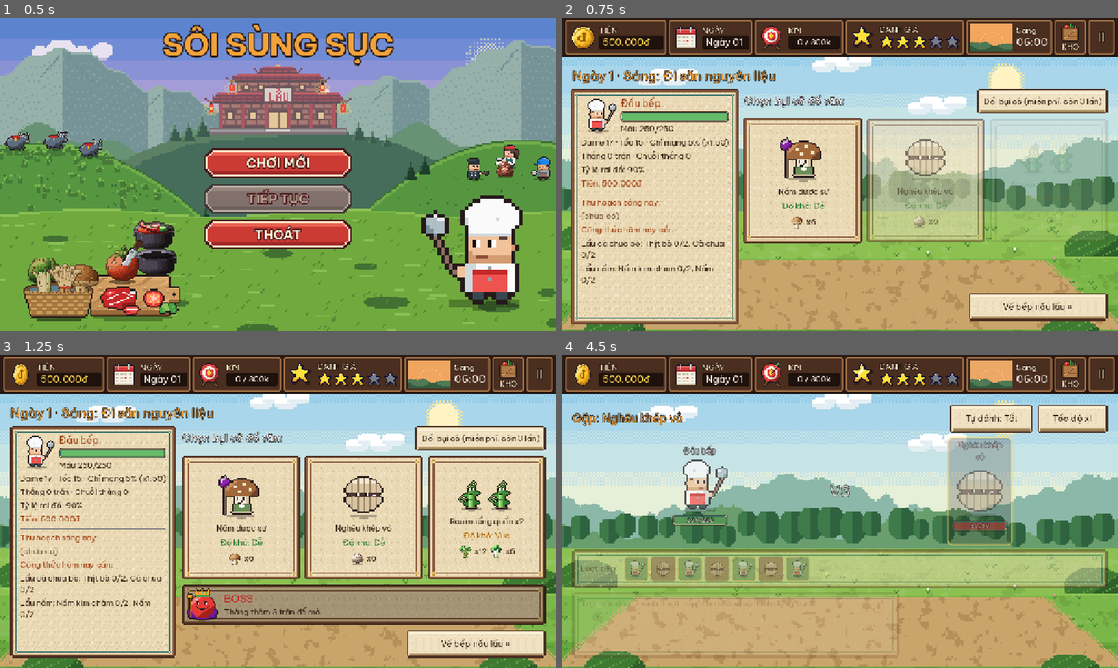
Above: before the commit, frames 1-4 (two rows, left to right).
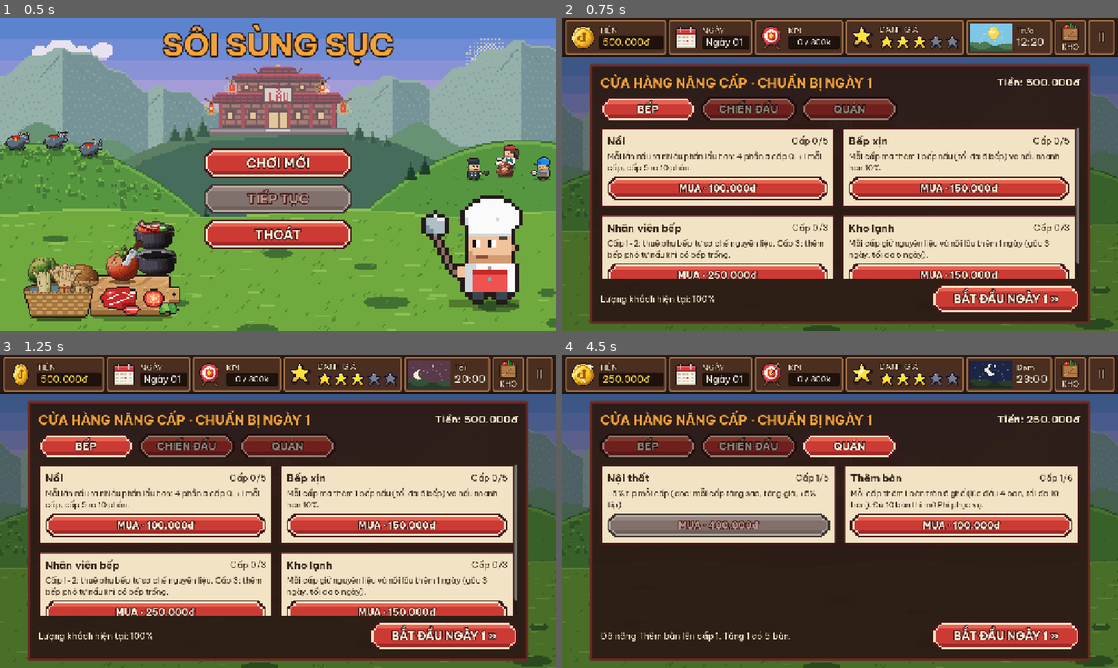
Above: after the commit, the same moments.

Repository: Znoywho/HotPot_SUNSUT
Game: Godot game, scene res://scenes/main_menu/main_menu.tscn
The game is run twice, just before and just after one commit, with the same random seed, the same clock (stepped at 60 frames per second) and the same inputs.
Inputs (mouse positions are in pixels of both pictures, inside the frame that each line leads up to):
- Up to frame 1 (0.5 s): no input
- Up to frame 2 (0.75 s): click "CHƠI MỚI" at 0.5 s
- Up to frame 3 (1.25 s): no input
- Up to frame 4 (4.5 s): click (645, 445) at 1.25 s, where only the run after the commit has a clickable "BẾP"; click (751, 445) at 2 s, where only the run after the commit has a clickable "CHIẾN ĐẤU"; click (851, 445) at 2.75 s, where only the run after the commit has a clickable "QUÁN"; click (717, 524) at 3.5 s, where only the run after the commit has a clickable "MUA · 200.000đ"; click (962, 524) at 4.25 s, where only the run after the commit has a clickable "MUA · 50.000đ"

Frame 1 is identical in both runs. In frame 2, 75% of the frame differs, in the area x 0-100%, y 1-100%; in frame 3, 71%; in frame 4, 84%.

Commit message:
[Cả nhóm xem] Cửa hàng nâng cấp chia tab Bếp / Chiến đấu / Quán, thẻ có mô tả và nút mua đỏ; Chơi mới vào cửa hàng trước ngày 1
DayManager.start_new_game() giờ mở cửa hàng: ảnh hưởng nút Chơi mới (menu), Chơi lại (Game Over), Chơi mới (menu tạm dừng).

Diff:
--- a/autoload/day_manager.gd
+++ b/autoload/day_manager.gd
@@ -53,9 +53,10 @@
 		phase_time_up.emit()
 
 
+## Chơi mới: mở cửa hàng trước để tiêu tiền khởi nghiệp chuẩn bị ngày 1, rồi mới đi săn.
 func start_new_game() -> void:
 	GameState.reset_new_game()
-	start_day()
+	go_to(Phase.SHOP)
 
 
 ## Tiếp tục từ file save (save được ghi lúc vào cửa hàng nâng cấp).
--- a/scenes/shop/shop.gd
+++ b/scenes/shop/shop.gd
@@ -1,53 +1,189 @@
-extends ScreenBase
-## Cửa hàng nâng cấp (mở sau khi đạt KPI). Game đã được lưu khi vào màn này.
-## TODO(Hạo): chia tab Bếp / Chiến đấu / Quán, hiển thị mô tả, tiến hóa khi max cấp,
-##   Lầu 2, phòng riêng, nhân viên.
-
-## Số bàn tầng 1 nay là nâng cấp "Thêm bàn" (data/upgrades/tables.tres, tối đa 10 bàn); đủ 10 bàn thì
-## mở "Phí phục vụ" (service.tres) qua trường evolves_into. Giá trong .tres. TODO(nhóm): cân bằng.
-
-
-func _get_title() -> String:
-	return "Cửa hàng nâng cấp – chuẩn bị ngày %d" % GameState.day
-
-
-func _setup() -> void:
-	_rebuild()
+extends Control
+## Cửa hàng nâng cấp: mở trước ngày 1 (Chơi mới), sau mỗi ngày đạt KPI (game vừa được lưu) và khi Tiếp tục.
+## Nền dùng lại phong cảnh của menu chính (phủ tối), bảng giữa có 3 tab Bếp / Chiến đấu / Quán theo
+## UpgradeData.category. Mỗi nâng cấp là một thẻ: tên, cấp, mô tả luôn hiện (điện thoại không có hover), nút mua đỏ.
+## Giá và hiệu ứng nằm trong data/upgrades/*.tres. TODO(Hạo): tiến hóa khi max cấp, Lầu 2, phòng riêng, nhân viên.
+##
+## Số bàn tầng 1 là nâng cấp "Thêm bàn" (data/upgrades/tables.tres, tối đa 10 bàn); đủ 10 bàn thì
+## mở "Phí phục vụ" (service.tres) qua trường evolves_into. TODO(nhóm): cân bằng giá.
+
+const SKY := preload("res://assets/sprites/scenery/sky.png")
+const LANDSCAPE := preload("res://assets/sprites/scenery/landscape.png")
+const BOLD_FONT := preload("res://assets/fonts/BeVietnamPro-Bold.ttf")
+const TAB_NAMES := {
+	UpgradeData.Category.KITCHEN: "BẾP",
+	UpgradeData.Category.COMBAT: "CHIẾN ĐẤU",
+	UpgradeData.Category.RESTAURANT: "QUÁN",
+}
+const BOARD_COLOR := Color("2b1a14", 0.94)
+const BOARD_BORDER := Color("6b2a22")
+const CARD_COLOR := Color("f1e3c4")
+const CARD_BORDER := Color("461619")
+const INK := Color("3a2418") ## Chữ tối trên thẻ màu kem.
+const TEXT_LIGHT := Color("fbecd2")
+const ACCENT := Color("f2a33a")
+const TAB_DIM := Color(0.55, 0.55, 0.55) ## Tab chưa chọn tối đi.
+
+var _tab: UpgradeData.Category = UpgradeData.Category.KITCHEN
+var _tab_buttons := {} ## Category -> PixelButton
+var _cards: GridContainer
+var _money_label: Label
+var _message: Label
+
+
+## Dựng nền, bảng, lớp nhắc xoay ngang rồi đổ thẻ của tab đầu tiên.
+func _ready() -> void:
+	_add_cover_layer(SKY)
+	_add_cover_layer(LANDSCAPE)
+	var shade := ColorRect.new()
+	shade.color = Color(0, 0, 0, 0.35)
+	shade.mouse_filter = MOUSE_FILTER_IGNORE
+	shade.set_anchors_and_offsets_preset(PRESET_FULL_RECT)
+	add_child(shade)
+	_build_board()
+	add_child(RotateHint.new())
+	GameState.money_changed.connect(_on_money_changed)
+	_on_money_changed(GameState.money)
 	if GameState.is_milestone_day():
-		log_line("[color=yellow]Mốc ngày %d: quái mạnh hơn, có thể mở khóa nội dung mới.[/color]" % GameState.day)
-	log_line("Lượng khách hiện tại: %d%%" % roundi(GameState.customer_multiplier * 100))
-
-
-func _rebuild() -> void:
-	clear_actions()
+		_message.text = "Mốc ngày %d: quái mạnh hơn, có thể mở khóa nội dung mới." % GameState.day
+	else:
+		_message.text = "Lượng khách hiện tại: %d%%" % roundi(GameState.customer_multiplier * 100)
+	_select_tab(_tab)
+
+
+## Một lớp phong cảnh phủ kín màn, giữ tỉ lệ (giống menu chính).
+func _add_cover_layer(texture: Texture2D) -> void:
+	var layer := TextureRect.new()
+	layer.texture = texture
+	layer.expand_mode = TextureRect.EXPAND_IGNORE_SIZE
+	layer.stretch_mode = TextureRect.STRETCH_KEEP_ASPECT_COVERED
+	layer.set_anchors_and_offsets_preset(PRESET_FULL_RECT)
+	layer.mouse_filter = MOUSE_FILTER_IGNORE
+	add_child(layer)
+
+
+## Bảng giữa: tiêu đề + tiền, hàng tab, lưới thẻ cuộn được, dòng thông báo + nút bắt đầu ngày.
+func _build_board() -> void:
+	var margin := MarginContainer.new()
+	margin.set_anchors_and_offsets_preset(PRESET_FULL_RECT)
+	for side in ["margin_left", "margin_right"]:
+		margin.add_theme_constant_override(side, 64)
+	for side in ["margin_top", "margin_bottom"]:
+		margin.add_theme_constant_override(side, 16)
+	add_child(margin)
+
+	var board := PanelContainer.new()
+	board.add_theme_stylebox_override("panel", _box_style(BOARD_COLOR, BOARD_BORDER, 6, 24))
+	margin.add_child(board)
+	var column := VBoxContainer.new()
+	column.add_theme_constant_override("separation", 14)
+	board.add_child(column)
+
+	var header := HBoxContainer.new()
+	column.add_child(header)
+	var title := _make_label("CỬA HÀNG NÂNG CẤP · CHUẨN BỊ NGÀY %d" % GameState.day, 30, ACCENT, true)
+	title.size_flags_horizontal = SIZE_EXPAND_FILL
+	header.add_child(title)
+	_money_label = _make_label("", 24, TEXT_LIGHT, true)
+	header.add_child(_money_label)
+
+	var tabs := HBoxContainer.new()
+	tabs.add_theme_constant_override("separation", 12)
+	column.add_child(tabs)
+	for category in TAB_NAMES:
+		var tab := PixelButton.new(TAB_NAMES[category], 24)
+		tab.custom_minimum_size = Vector2(220, 56)
+		tab.pressed.connect(_select_tab.bind(category))
+		tabs.add_child(tab)
+		_tab_buttons[category] = tab
+
+	var scroll := ScrollContainer.new()
+	scroll.size_flags_vertical = SIZE_EXPAND_FILL
+	scroll.horizontal_scroll_mode = ScrollContainer.SCROLL_MODE_DISABLED
+	column.add_child(scroll)
+	_cards = GridContainer.new()
+	_cards.columns = 2
+	_cards.size_flags_horizontal = SIZE_EXPAND_FILL
+	_cards.add_theme_constant_override("h_separation", 16)
+	_cards.add_theme_constant_override("v_separation", 16)
+	scroll.add_child(_cards)
+
+	var footer := HBoxContainer.new()
+	footer.add_theme_constant_override("separation", 16)
+	column.add_child(footer)
+	_message = _make_label("", 20, TEXT_LIGHT)
+	_message.size_flags_horizontal = SIZE_EXPAND_FILL
+	_message.autowrap_mode = TextServer.AUTOWRAP_WORD_SMART
+	_message.vertical_alignment = VERTICAL_ALIGNMENT_CENTER
+	footer.add_child(_message)
+	var start := PixelButton.new("BẮT ĐẦU NGÀY %d »" % GameState.day, 26)
+	start.pressed.connect(DayManager.next_phase)
+	footer.add_child(start)
+
+
+## Chọn tab: tab đang chọn sáng, tab khác tối đi, rồi đổ lại thẻ.
+func _select_tab(category: UpgradeData.Category) -> void:
+	_tab = category
+	for key in _tab_buttons:
+		(_tab_buttons[key] as Control).modulate = Color.WHITE if key == category else TAB_DIM
+	_rebuild_cards()
+
+
+## Đổ thẻ cho các nâng cấp thuộc tab đang chọn (bỏ qua nâng cấp tiến hóa chưa mở khóa).
+func _rebuild_cards() -> void:
+	for child in _cards.get_children():
+		child.queue_free()
 	for upgrade in Database.upgrades:
-		if _is_locked(upgrade):
-			continue
-		var level := GameState.get_upgrade_level(upgrade.id)
-		var cost := upgrade.cost_for_next(level)
-		var text := "%s – MAX" % upgrade.display_name
-		if cost >= 0:
-			text = "%s (cấp %d/%d) – %s" % [upgrade.display_name, level, upgrade.max_level(), GameState.format_money(cost)]
-		# Mô tả nằm ngay trên nút (không dùng tooltip vì điện thoại không có hover).
-		var button := add_action("%s\n%s" % [text, upgrade.description], _buy_upgrade.bind(upgrade))
-		button.disabled = cost < 0 or not GameState.can_afford(cost)
-
-	add_action("Bắt đầu ngày %d »" % GameState.day, DayManager.next_phase)
-
-
+		if upgrade.category == _tab and not _is_locked(upgrade):
+			_cards.add_child(_make_card(upgrade))
+
+
+## Thẻ một nâng cấp: tên + cấp, mô tả, nút mua (MAX hoặc thiếu tiền thì nút xám).
+func _make_card(upgrade: UpgradeData) -> Control:
+	var level := GameState.get_upgrade_level(upgrade.id)
+	var cost := upgrade.cost_for_next(level)
+	var card := PanelContainer.new()
+	card.size_flags_horizontal = SIZE_EXPAND_FILL
+	card.add_theme_stylebox_override("panel", _box_style(CARD_COLOR, CARD_BORDER, 4, 16))
+	var box := VBoxContainer.new()
+	box.add_theme_constant_override("separation", 8)
+	card.add_child(box)
+
+	var top := HBoxContainer.new()
+	box.add_child(top)
+	var name_label := _make_label(upgrade.display_name, 24, INK, true)
+	name_label.size_flags_horizontal = SIZE_EXPAND_FILL
+	top.add_child(name_label)
+	top.add_child(_make_label("Cấp %d/%d" % [level, upgrade.max_level()], 20, INK))
+
+	var description := _make_label(upgrade.description, 18, INK)
+	description.autowrap_mode = TextServer.AUTOWRAP_WORD_SMART
+	description.size_flags_vertical = SIZE_EXPAND_FILL
+	box.add_child(description)
+
+	var buy := PixelButton.new("ĐÃ TỐI ĐA" if cost < 0 else "MUA · %s" % GameState.format_money(cost), 22)
+	buy.custom_minimum_size = Vector2(0, 56)
+	buy.disabled = cost < 0 or not GameState.can_afford(cost)
+	buy.pressed.connect(_buy_upgrade.bind(upgrade))
+	box.add_child(buy)
+	return card
+
+
+## Mua 1 cấp: trừ tiền, lên cấp, cập nhật số bàn nếu là "Thêm bàn", báo mở khóa tiến hóa khi max cấp.
 func _buy_upgrade(upgrade: UpgradeData) -> void:
 	var level := GameState.get_upgrade_level(upgrade.id)
 	var cost := upgrade.cost_for_next(level)
-	if cost >= 0 and GameState.spend_money(cost):
-		GameState.set_upgrade_level(upgrade.id, level + 1)
-		log_line("Đã nâng %s lên cấp %d." % [upgrade.display_name, level + 1])
-		if upgrade.id == "tables":
-			GameState.tables_floor1 = int(upgrade.value_at(level + 1))
-			log_line("Tầng 1 có %d bàn." % GameState.tables_floor1)
-		if level + 1 == upgrade.max_level() and upgrade.evolves_into != "":
-			var next := Database.get_upgrade(upgrade.evolves_into)
-			log_line("[color=yellow]%s đã max cấp! Mở khóa %s.[/color]" % [upgrade.display_name, next.display_name if next else upgrade.evolves_into])
-	_rebuild()
+	if cost < 0 or not GameState.spend_money(cost):
+		return
+	GameState.set_upgrade_level(upgrade.id, level + 1)
+	_message.text = "Đã nâng %s lên cấp %d." % [upgrade.display_name, level + 1]
+	if upgrade.id == "tables":
+		GameState.tables_floor1 = int(upgrade.value_at(level + 1))
+		_message.text += " Tầng 1 có %d bàn." % GameState.tables_floor1
+	if level + 1 == upgrade.max_level() and upgrade.evolves_into != "":
+		var next := Database.get_upgrade(upgrade.evolves_into)
+		_message.text = "%s đã max cấp! Mở khóa %s." % [upgrade.display_name, next.display_name if next else upgrade.evolves_into]
+	_rebuild_cards()
 
 
 ## Nâng cấp mở khóa nhờ tiến hóa (vd Phí phục vụ) chỉ hiện khi nâng cấp gốc đã max cấp.
@@ -56,3 +192,33 @@
 		if other.evolves_into == upgrade.id:
 			return GameState.get_upgrade_level(other.id) < other.max_level()
 	return false
+
+
+## Cập nhật số tiền góc phải bảng.
+func _on_money_changed(value: int) -> void:
+	_money_label.text = "Tiền: %s" % GameState.format_money(value)
+
+
+## Khung nền phẳng có viền (bảng tối / thẻ kem), góc vuông nhẹ cho hợp pixel.
+func _box_style(fill: Color, border: Color, border_width: int, padding: float) -> StyleBoxFlat:
+	var style := StyleBoxFlat.new()
+	style.bg_color = fill
+	style.border_color = border
+	style.set_border_width_all(border_width)
+	style.set_corner_radius_all(2)
+	style.set_content_margin_all(padding)
+	return style
+
+
+## Label với cỡ chữ, màu; bold = chữ đậm có viền tối (dùng trên nền tối).
+func _make_label(text: String, font_size: int, color: Color, bold := false) -> Label:
+	var label := Label.new()
+	label.text = text
+	label.add_theme_font_size_override("font_size", font_size)
+	label.add_theme_color_override("font_color", color)
+	if bold:
+		label.add_theme_font_override("font", BOLD_FONT)
+		if color != INK:
+			label.add_theme_color_override("font_outline_color", Color("2b1a14"))
+			label.add_theme_constant_override("outline_size", 8)
+	return label
